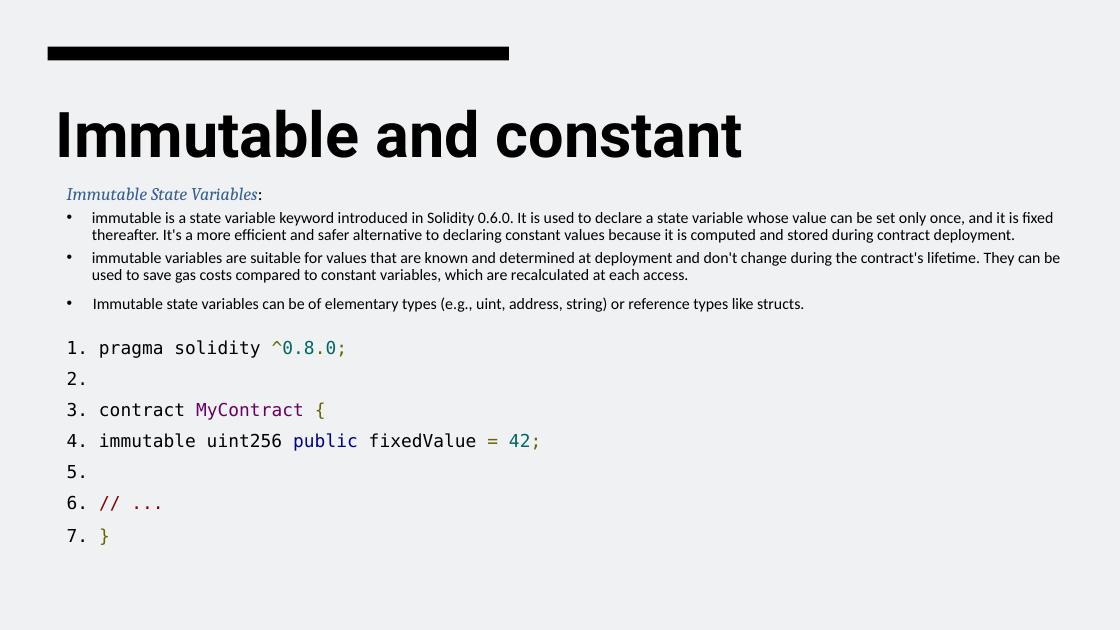
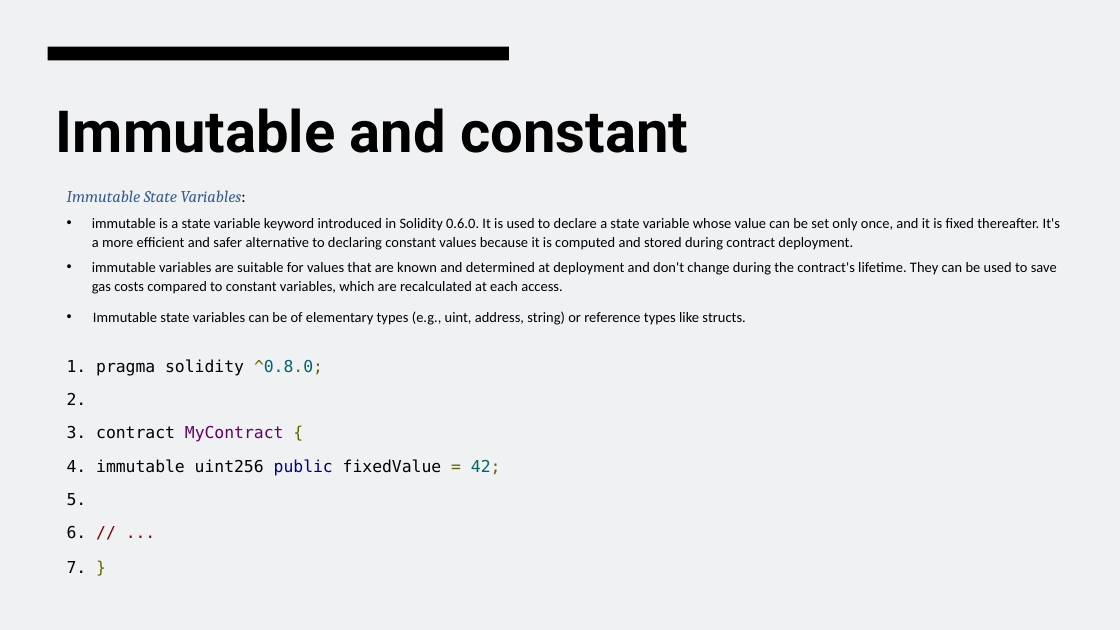
Before and after one commit to EngAbdalrhman/Material, a slide deck: slide 29 of Blockchain Lec 2.pptx. Drawn at 1120x630 pixels with LibreOffice and Linux fonts; fonts in the diff are those of the drawing. Boxes give left, top, right and bottom in pixels: in the first picture for what was removed or moved away, otherwise in the second. Text is boxed around its words. In the diff, an @@ line names an element or a change of style, - is before the commit and + after.

```diff
--- a/Blockchain Lec 2.pptx
+++ b/Blockchain Lec 2.pptx
@@ title "Immutable and constant" at [56,108,689,153]: size 54 to 49.7 pt @@
@@ text "Immutable State Variables:" at [67,190,1060,573]: size 15.3 to 14 pt in "Immutable State Variables:", "1. pragma solidity ^0.8.0;", "2.", "3. contract MyContract {" and 4 more places; size 13.6 to 12.5 pt in "immutable is a state variable keyword introduced ...", "immutable variables are suitable for values that ...", "Immutable state variables can be of elementary ..."; line spacing 0.9 to 1.1 @@
```
Also in this commit, not shown: 47 other slides changed, 1 other file.
